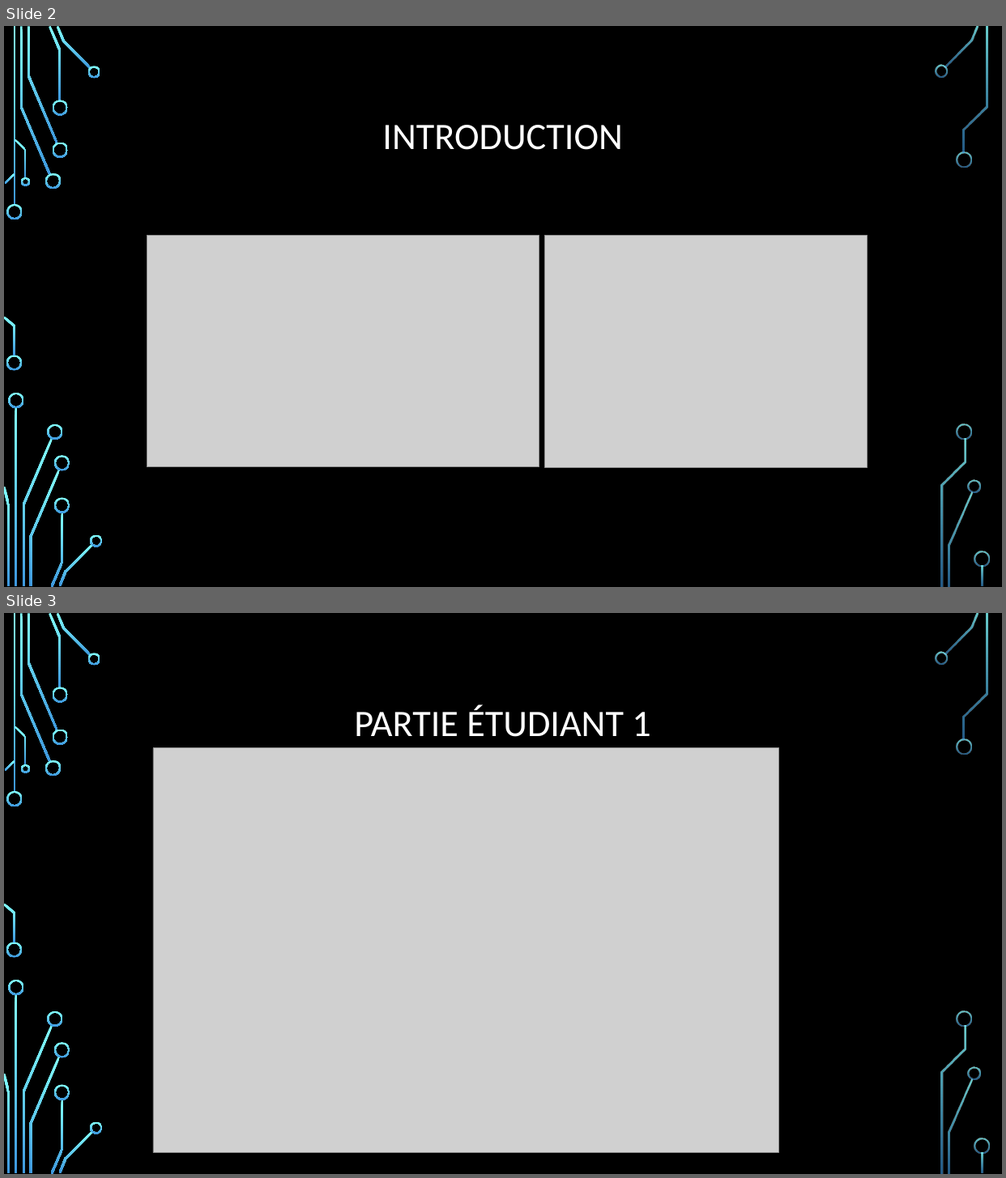
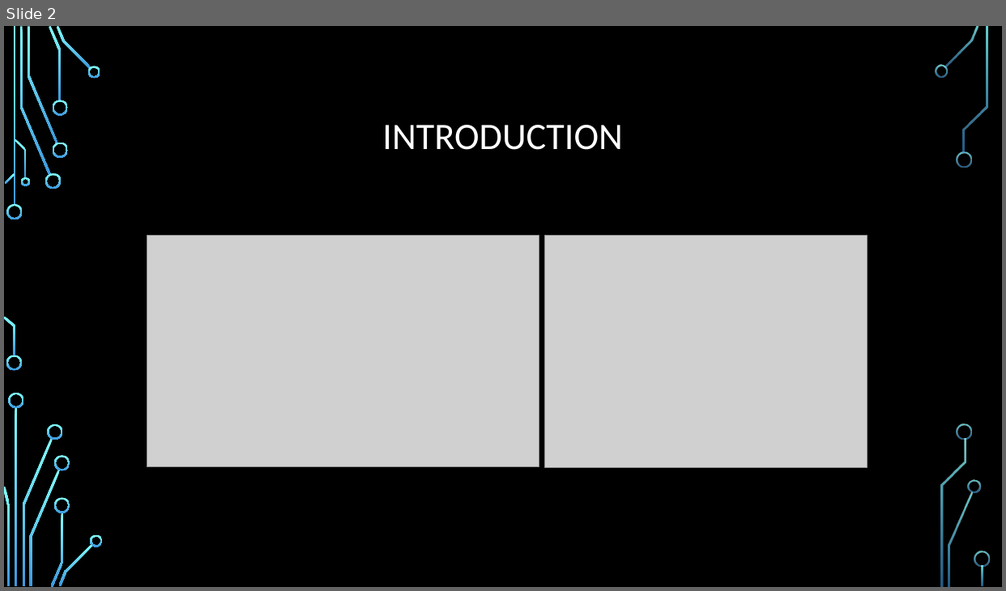
Before and after one commit to Delaune-Remi/Station_Meteo, a slide deck: Partie_Remi/Compte_rendu/Presentation_Partie_Remi.pptx. Shown one above the other, each under a label of ours: slides 2 and 3 before the commit, slide 2 after it. The pictures are 1006x1178 and 1006x591 pixels, drawn with LibreOffice and Linux fonts; fonts in the diff are those of the drawing; grey boxes stand for pictures; background and template pictures are left out. Boxes give left, top, right and bottom in pixels: in the first picture for what was removed or moved away, otherwise in the second. Text is boxed around its words. In the diff, an @@ line names an element or a change of style, - is before the commit and + after.

```diff
--- a/Partie_Remi/Compte_rendu/Presentation_Partie_Remi.pptx
+++ b/Partie_Remi/Compte_rendu/Presentation_Partie_Remi.pptx
@@ slide 3 removed at [4, 613, 1002, 1174], background picture (left out); not listed: 36 template elements that a slide beside it also shows @@
@@ title removed at [354, 705, 650, 737] @@
-PARTIE ÉTUDIANT 1
@@ picture removed at [153, 748, 779, 1153] @@
```
Also in this commit, not shown: 2 slides changed, 3 slides added, 2 other files.
